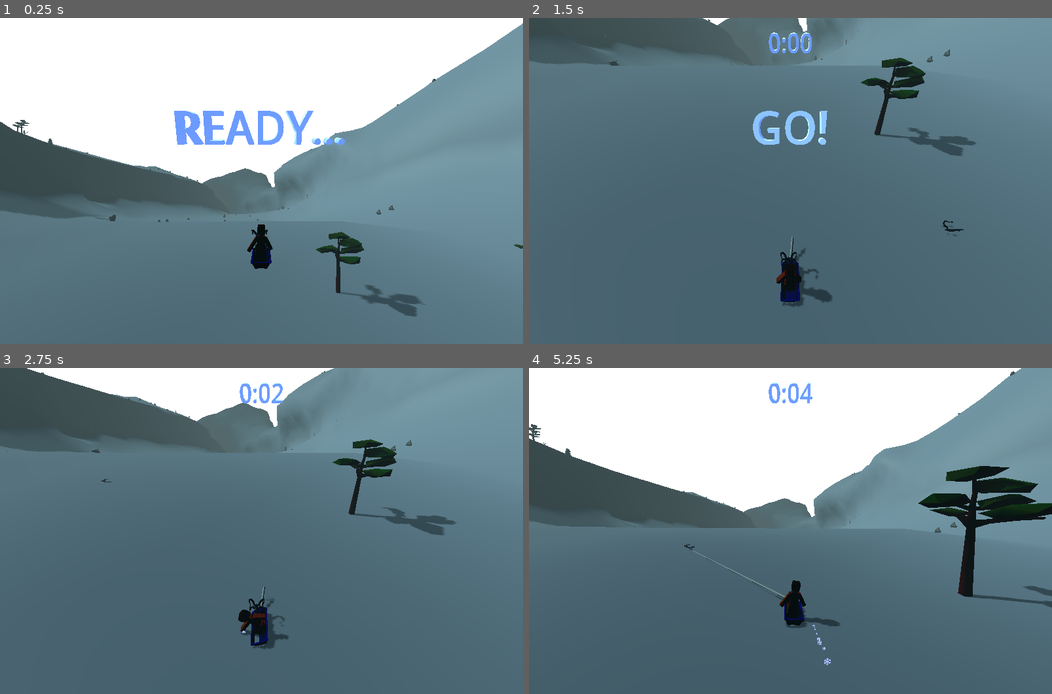
Above: before the commit, frames 1-4 (two rows, left to right).
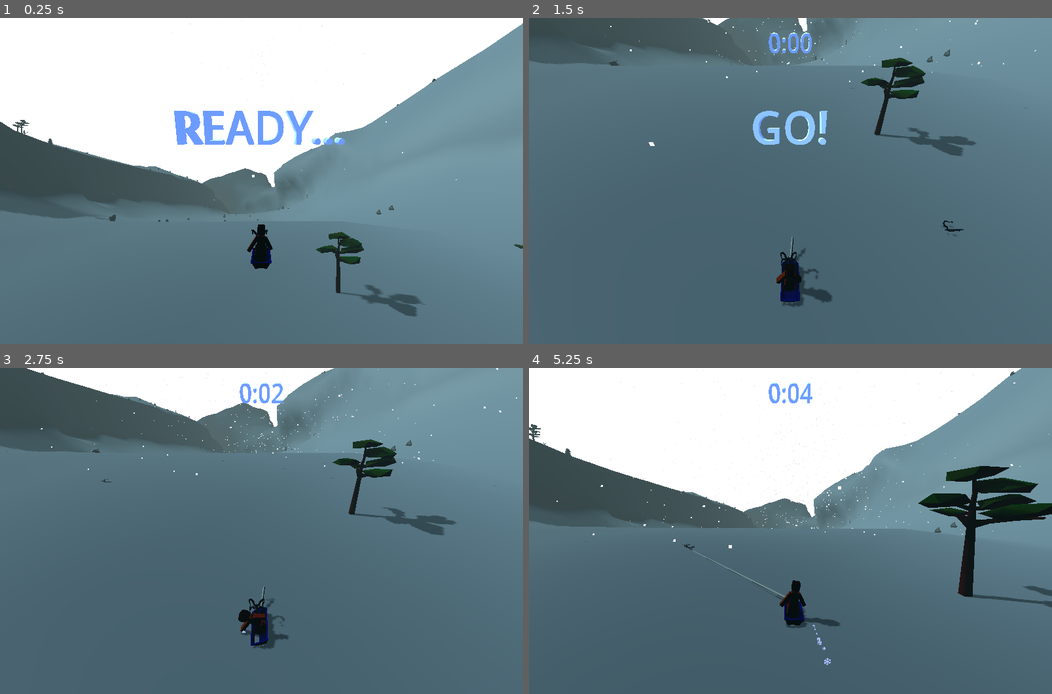
Above: after the commit, the same moments.

Repository: tokkoro/ggj24-sled
Game: Godot game, scene res://tomi_testaa/level_loader_scene.tscn
Two runs of this game, one before a commit and one after it. Both use one fixed random seed, a clock stepped at 60 frames per second and the inputs below.
Inputs (mouse positions are in pixels of both pictures, inside the frame that each line leads up to):
- Up to frame 1 (0.25 s): no input
- Up to frame 2 (1.5 s): tap Enter at 0.5 s; move the mouse to (764, 246) at 0.52 s; hold Up (accelerate) from 0.53 s (still down); tap Down (break) at 0.6 s; click (764, 246) at 0.67 s; tap Space (jump) at 0.77 s; move the mouse to (947, 229) at 1.27 s; tap Ctrl at 1.35 s
- Up to frame 3 (2.75 s): tap Space (jump) at 1.52 s; move the mouse to (104, 482) at 2.02 s; release Up (accelerate) at 2.03 s; hold Left (turn_left) from 2.03 s (still down); tap 1 at 2.1 s
- Up to frame 4 (5.25 s): move the mouse to (816, 531) at 2.77 s; tap 2 at 2.85 s; click (816, 531) at 2.92 s; tap Space (jump) at 3.02, 3.77, 4.52 s; move the mouse to (712, 449) at 3.52 s; tap 3 at 3.6 s; move the mouse to (905, 514) at 4.27 s; release Left (turn_left) at 4.28 s; hold Right (turn_right) 4.28-5.03 s; tap 4 at 4.35 s; move the mouse to (685, 547) at 5.02 s; hold Up (accelerate) from 5.03 s (still down); tap 5 at 5.1 s; click (685, 547) at 5.17 s

The runs differ from the first frame. In frame 1, less than 0.1% of the frame differs, in the area x 38-88%, y 0-75%; in frame 2, less than 0.1%; in frame 3, 0.1%; in frame 4, 0.2%, in the area x 5-100%, y 0-77%.

Commit message:
Falling snowflakes!

Diff:
--- a/godot_project/tomi_testaa/hill_area.tscn
+++ b/godot_project/tomi_testaa/hill_area.tscn
@@ -227,6 +227,25 @@
 
 [sub_resource type="TextMesh" id="TextMesh_aiufe"]
 material = SubResource("StandardMaterial3D_hy66e")
+
+[sub_resource type="StandardMaterial3D" id="StandardMaterial3D_essa0"]
+transparency = 3
+alpha_hash_scale = 1.0
+alpha_antialiasing_mode = 0
+albedo_texture = ExtResource("10_081dr")
+emission_enabled = true
+emission = Color(1, 1, 1, 1)
+
+[sub_resource type="ParticleProcessMaterial" id="ParticleProcessMaterial_kaa3a"]
+emission_shape = 1
+emission_sphere_radius = 48.8
+direction = Vector3(0, -1, 0)
+initial_velocity_min = 6.0
+initial_velocity_max = 12.0
+gravity = Vector3(0, 0, 0)
+
+[sub_resource type="QuadMesh" id="QuadMesh_5v314"]
+size = Vector2(0.2, 0.2)
 
 [sub_resource type="StandardMaterial3D" id="StandardMaterial3D_igoq7"]
 transparency = 1
@@ -427,6 +446,14 @@
 surface_material_override/0 = ExtResource("5_sgs8b")
 script = ExtResource("13_2k2q3")
 
+[node name="GPUParticles3D" type="GPUParticles3D" parent="Camera3D"]
+transform = Transform3D(1, 0, 0, 0, 1, 0, 0, 0, 1, 0, 26.1303, -55.5909)
+material_override = SubResource("StandardMaterial3D_essa0")
+amount = 1024
+lifetime = 3.0
+process_material = SubResource("ParticleProcessMaterial_kaa3a")
+draw_pass_1 = SubResource("QuadMesh_5v314")
+
 [node name="TheGame" type="Node" parent="." node_paths=PackedStringArray("player", "count_down_label")]
 script = ExtResource("8_115im")
 player = NodePath("../Sled")
Not shown: 2 places in godot_project/tomi_testaa/hill_area.tscn that only renumber resources
